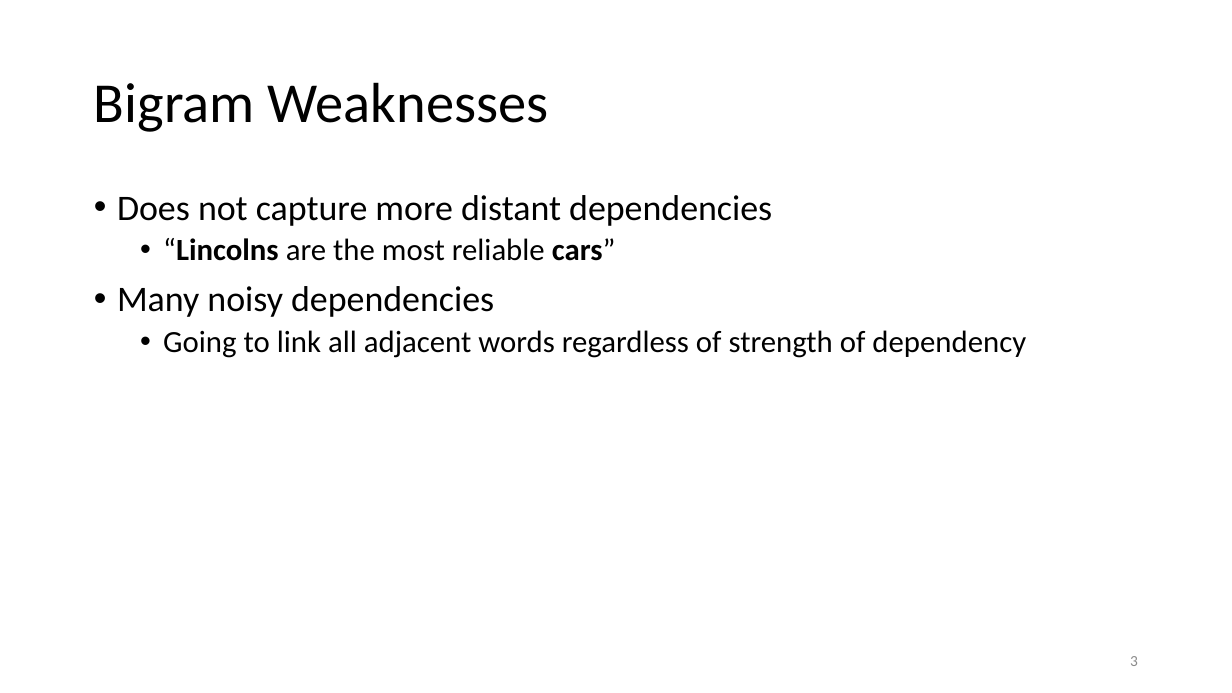
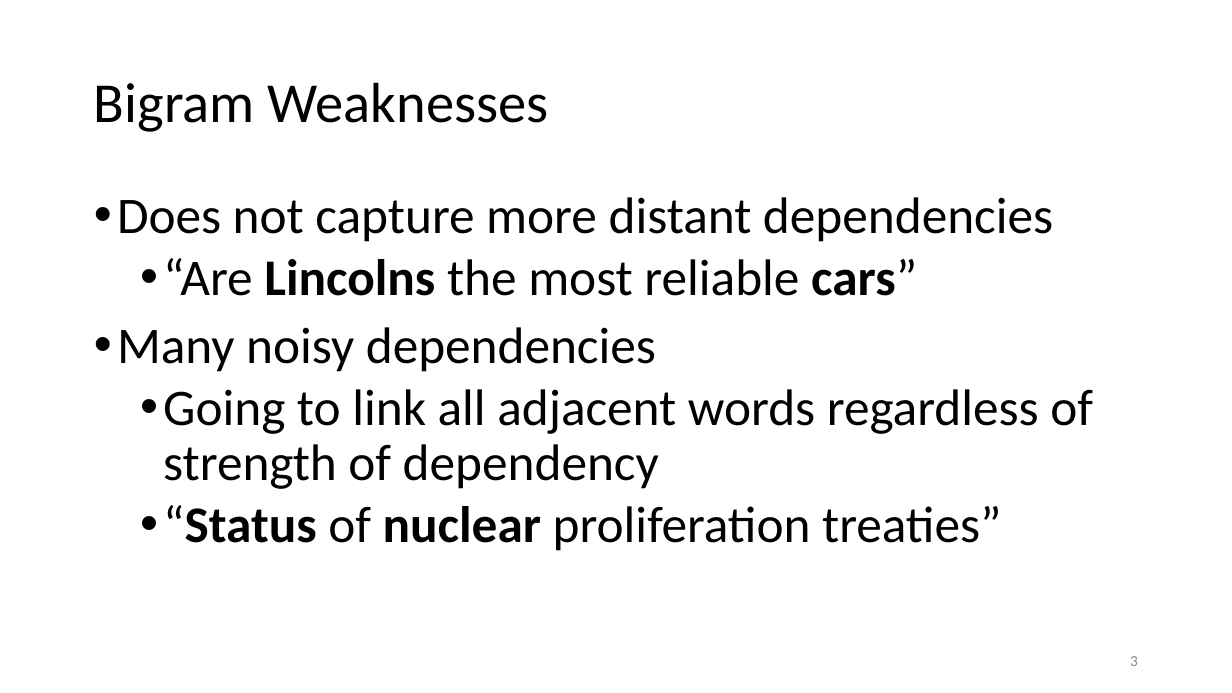
Before and after one commit to Miranda-C-Smith/cs834-f17, a slide deck: slide 3 of assignments/Presentation3/LanguageModelSlides.pptx. Drawn at 1232x693 pixels with LibreOffice and Linux fonts; fonts in the diff are those of the drawing. Boxes give left, top, right and bottom in pixels: in the first picture for what was removed or moved away, otherwise in the second. Text is boxed around its words. In the diff, an @@ line names an element or a change of style, - is before the commit and + after.

```diff
--- a/assignments/Presentation3/LanguageModelSlides.pptx
+++ b/assignments/Presentation3/LanguageModelSlides.pptx
@@ text at (x1=117, y1=197, x2=1093, y2=489): size 28 to 40 pt in "Does not capture more distant dependencies", "Many noisy dependencies"; size 24 to 40 pt in "Going to link all adjacent words regardless ..." @@
@@ text at (x1=163, y1=258, x2=917, y2=296): text changed; size 24 to 40 pt @@
-  • “Lincolns are the most reliable cars”
+  • “Are Lincolns the most reliable cars”
@@ text at (x1=163, y1=505, x2=1001, y2=551): paragraph added @@
+  • “Status of nuclear proliferation treaties”
```
Also in this commit, not shown: 5 other slides changed, 10 slides added, 1 slide removed, 4 other files.
